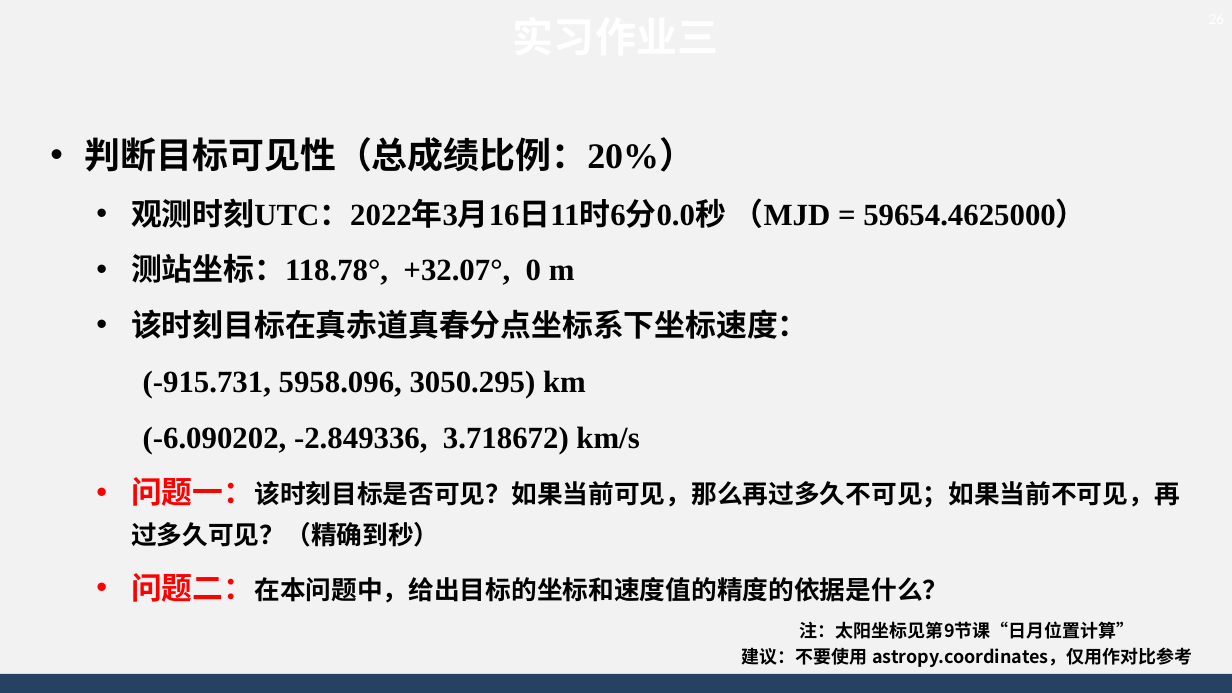
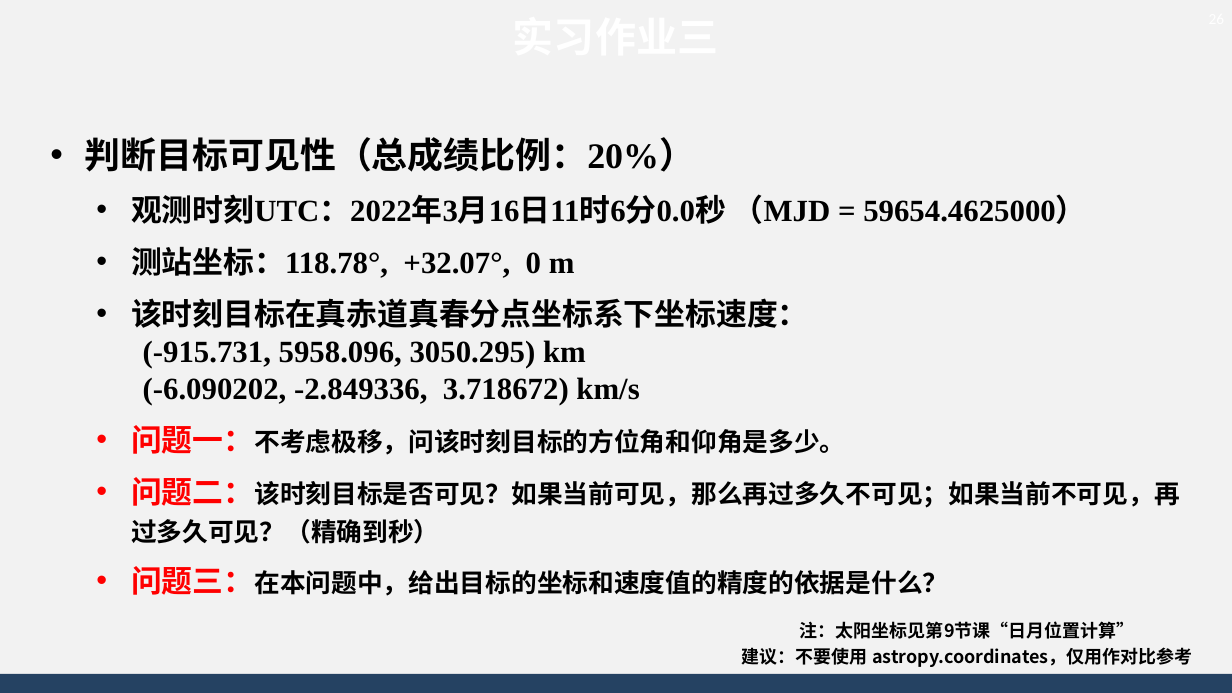
Before and after one commit to AsBackup/DAOSSA, a slide deck: slide 26 of 05-06 人造天体运动方程与二体问题积分.pptx. Drawn at 1232x693 pixels with LibreOffice and Linux fonts; fonts in the diff are those of the drawing; background and template pictures are left out. Boxes give left, top, right and bottom in pixels: in the first picture for what was removed or moved away, otherwise in the second. Text is boxed around its words. In the diff, an @@ line names an element or a change of style, - is before the commit and + after.

Commit message:
update

```diff
--- a/05-06 人造天体运动方程与二体问题积分.pptx
+++ b/05-06 人造天体运动方程与二体问题积分.pptx
@@ text at (131,194,1086,405): line spacing 1.3 to 1.2; line spacing 1.3 to 1; less space between paragraphs @@
@@ text at (131,425,1179,596): text changed @@
-  • 问题一：该时刻目标是否可见？如果当前可见，那么再过多久不可见；如果当前不可见，再过多久可见？（精确到秒）
-  • 问题二：在本问题中，给出目标的坐标和速度值的精度的依据是什么？
+  • 问题一：不考虑极移，问该时刻目标的方位角和仰角是多少。
+  • 问题二：该时刻目标是否可见？如果当前可见，那么再过多久不可见；如果当前不可见，再过多久可见？（精确到秒）
+  • 问题三：在本问题中，给出目标的坐标和速度值的精度的依据是什么？
```
